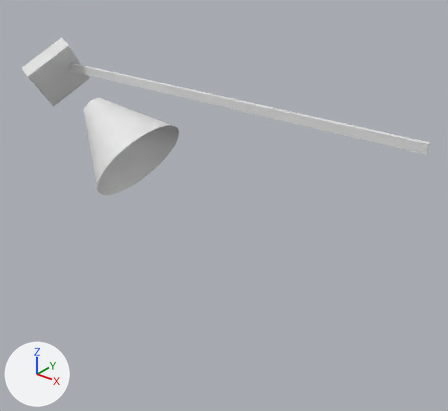
A saved change to the glTF model examples/coordinate_system/vms-cs.glb.
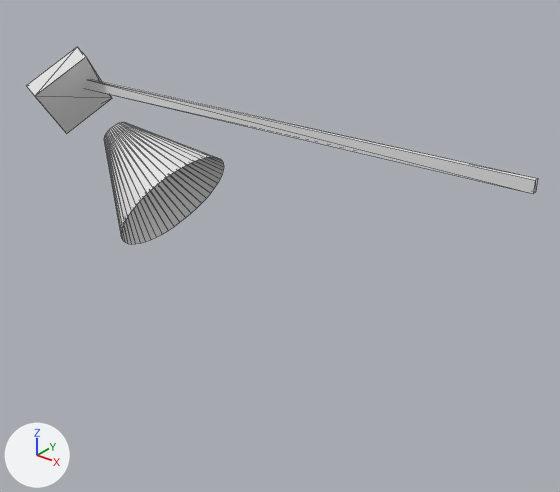
The first picture shows the older version from a 50 mm camera at (13.63, -10.26, 3.78) aimed at (4.76, 0.83, -3.09). The close-ups show both versions on the part from 0% to 100% of the width and 0% to 96% of the height of that picture. Every picture has the same lights, and +X, +Y and +Z are marked at lower left. The close-ups show mesh edges as thin lines. Where no turn or scale is listed for an object, it has been applied to the vertices.

In view in the first close-up: 'instrument/beam_xray', 'instrument/electronanalyser', 'sample'.
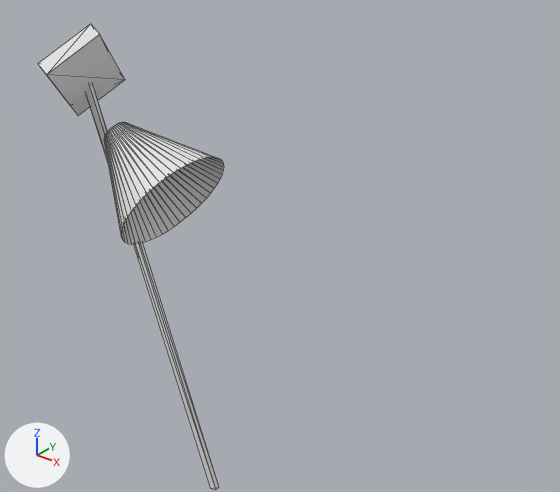
Where the change shows, as pixel boxes (x1, y1, x2, y2) in the close-ups (560 x 492 px):
'instrument/beam_xray', turned, rescaled: before (84, 79, 538, 193); after (86, 86, 219, 490)
'sample', moved: before (26, 47, 112, 133); after (38, 24, 125, 115)

Patch to the scene script:
```diff
--- a/examples/coordinate_system/vms-cs.glb.py
+++ b/examples/coordinate_system/vms-cs.glb.py
@@ ob_instrument_beam_xray @@
 ob_instrument_beam_xray.location = (0.0, 0.0, 0.0)
-ob_instrument_beam_xray.rotation_euler = (-1.571, 0.0, -3.142)  # degrees (-90, 0, -180)
-ob_instrument_beam_xray.scale = (-1.0, -1.0, -1.0)
+ob_instrument_beam_xray.rotation_euler = (-1.571, 1.239, 0.0)  # degrees (-90, 71, 0)
@@ ob_sample @@
 ob_sample = bpy.data.objects.new('sample', me_mesh_3_022)
-ob_sample.location = (-0.5, 1.0, -0.5)
+ob_sample.location = (0.0, 1.0, 0.0)
```
